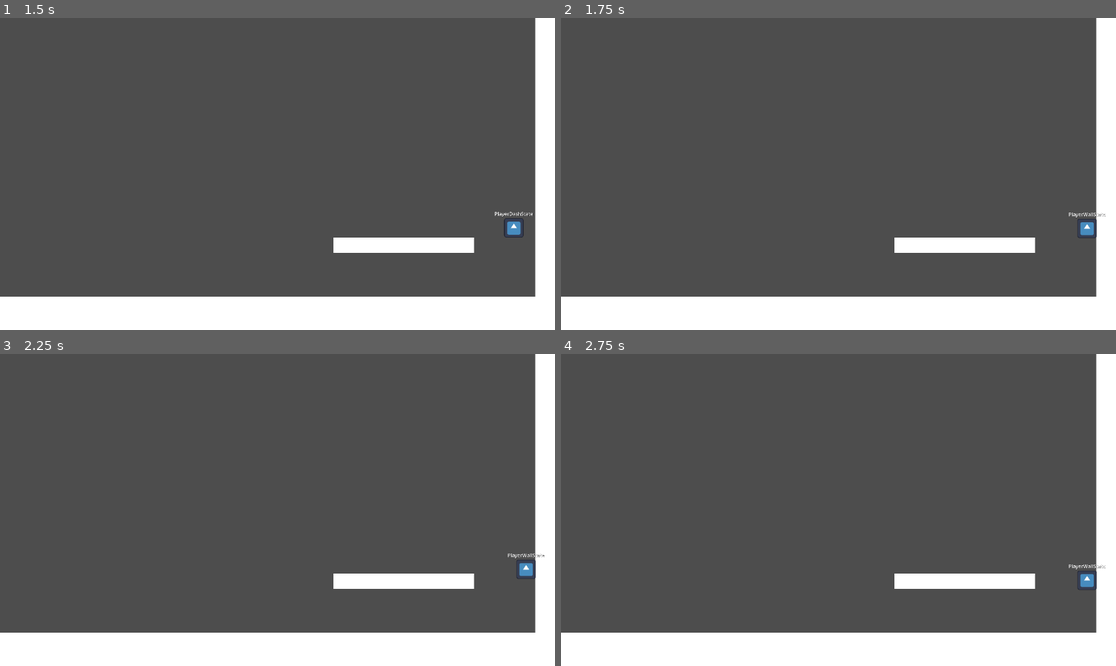
Above: before the commit, frames 1-4 (two rows, left to right).
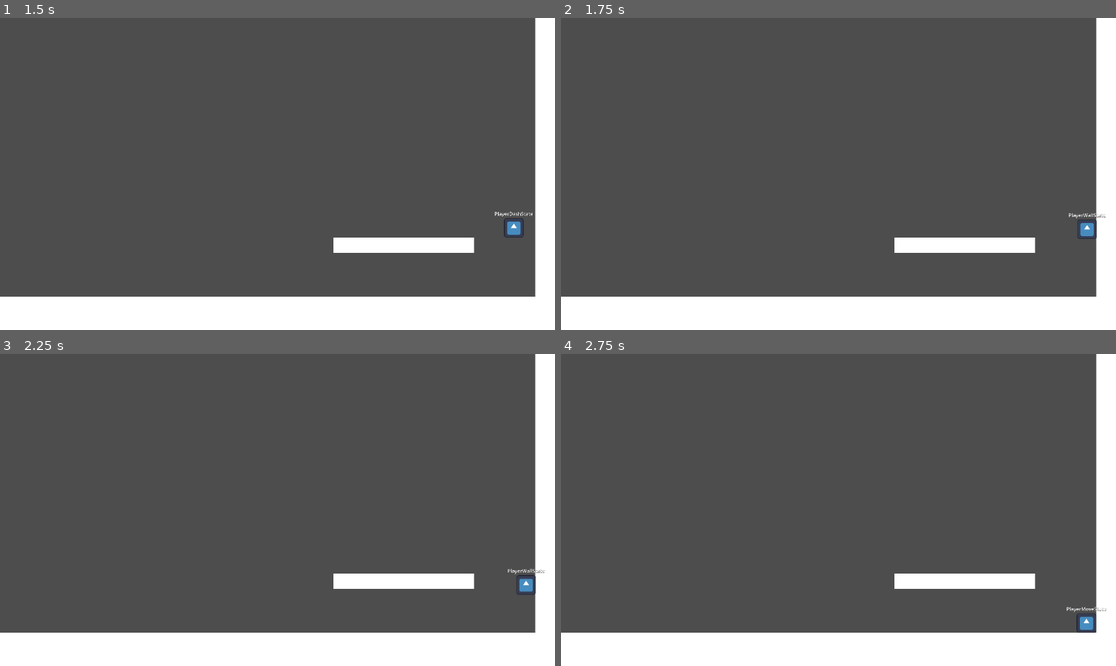
Above: after the commit, the same moments.

Repository: ReusableChopsticks/Platformer2024
Game: Godot game, scene res://scenes/environment/level.tscn
The game is run twice, just before and just after one commit, with the same random seed, the same clock (stepped at 60 frames per second) and the same inputs. The engine's default icon, where the game draws it, is replaced by a stand-in: a white triangle on a blue panel in a dark square.
Inputs:
- Up to frame 1 (1.5 s): hold Space (jump) 0.53-1.28 s; hold Right (right) from 0.53 s (still down); tap Z (dash) at 1.35 s
- Up to frame 2 (1.75 s): keep holding Right (right); tap Space (jump) at 1.52, 1.55 s
- Up to frame 3 (2.25 s): tap Space (jump) at 1.82 s; release Right (right) at 2.03 s; hold A (left) from 2.03 s (still down); hold Space (jump) from 2.03 s (still down)
- Up to frame 4 (2.75 s): keep holding A (left); keep holding Space (jump)

Frame 1 is identical in both runs. In frame 2, 0.1% of the frame differs, in the area x 91-99%, y 62-71%; in frame 3, 0.3%; in frame 4, 0.4%, in the area x 91-99%, y 67-90%.

Commit message:
save before trying to make a timer class

Diff:
--- a/scenes/player/PlayerDashState.gd
+++ b/scenes/player/PlayerDashState.gd
@@ -21,7 +21,7 @@
 	get_tree().create_timer(dash_time).timeout.connect(on_dash_timeout)
 
 
-func physics_update(delta: float):
+func physics_update(_delta: float):
 	player.move_and_slide()
 
 
--- a/scenes/player/PlayerState.gd
+++ b/scenes/player/PlayerState.gd
@@ -44,13 +44,13 @@
 
 func jump():
 	# check input
-	var jump = Input.is_action_pressed("jump")
+	var can_jump = Input.is_action_pressed("jump")
 	# check if either grace or buffer is active
-	if (jump):
-		jump = player.jump_grace_timer > 0
-	if (jump):
-		jump = player.jump_buffer_timer > 0 and player.is_on_floor()
-	return jump
+	if (can_jump):
+		can_jump = player.jump_grace_timer > 0
+	if (can_jump):
+		can_jump = player.jump_buffer_timer > 0 and player.is_on_floor()
+	return can_jump
 
 func dash():
 	return Input.is_action_pressed("dash") and player.has_dash
@@ -58,4 +58,8 @@
 func wall():
 	# player is only on a wall and is holding on to it
 	return player.is_on_wall_only() and Input.get_axis("left", "right")
+
+func wall_jump():
+	var val = true
+
 #endregion
--- /dev/null
+++ b/scenes/player/PlayerWallJumpState.gd
@@ -0,0 +1,8 @@
+extends PlayerState
+class_name PlayerWallJumpState
+
+func ready():
+	pass
+
+func physics_update(delta: float):
+	pass
--- a/scenes/player/PlayerWallState.gd
+++ b/scenes/player/PlayerWallState.gd
@@ -3,8 +3,8 @@
 
 ## STATE: when the player is sliding on a wall
 
-@export var wall_slide_speed: int = 100
-@export var wall_slide_accel: int = 50
+@export var wall_slide_speed: int = 300
+@export var wall_slide_accel: int = 200
 
 func enter():
 	player.velocity.y = 0
--- a/scenes/player/player.gd
+++ b/scenes/player/player.gd
@@ -52,6 +52,10 @@
 	move_accel = move_speed / time_to_max_speed
 	friction_decel = move_speed / time_to_stop
 
+func handle_grace_timer(delta: float, timer: float, time: float, reset_condition: Callable):
+	timer = maxf(0, timer - delta)
+	if (reset_condition.call()):
+		timer = time
 
 # Called every frame. 'delta' is the elapsed time since the previous frame.
 func _physics_process(delta):
--- a/scenes/player/player.tscn
+++ b/scenes/player/player.tscn
@@ -8,6 +8,7 @@
 [ext_resource type="Script" path="res://scenes/player/PlayerState.gd" id="5_vrwvw"]
 [ext_resource type="Script" path="res://scenes/player/PlayerWallState.gd" id="8_mglwi"]
 [ext_resource type="Script" path="res://scenes/player/PlayerDashState.gd" id="8_rv3dp"]
+[ext_resource type="Script" path="res://scenes/player/PlayerWallJumpState.gd" id="9_cqyve"]
 
 [sub_resource type="LabelSettings" id="LabelSettings_f682e"]
 font_size = 32
@@ -57,3 +58,6 @@
 
 [node name="PlayerWallState" type="Node" parent="StateMachine"]
 script = ExtResource("8_mglwi")
+
+[node name="PlayerWallJumpState" type="Node" parent="StateMachine"]
+script = ExtResource("9_cqyve")
Not shown: 1 places in scenes/player/player.tscn that only renumber resources
